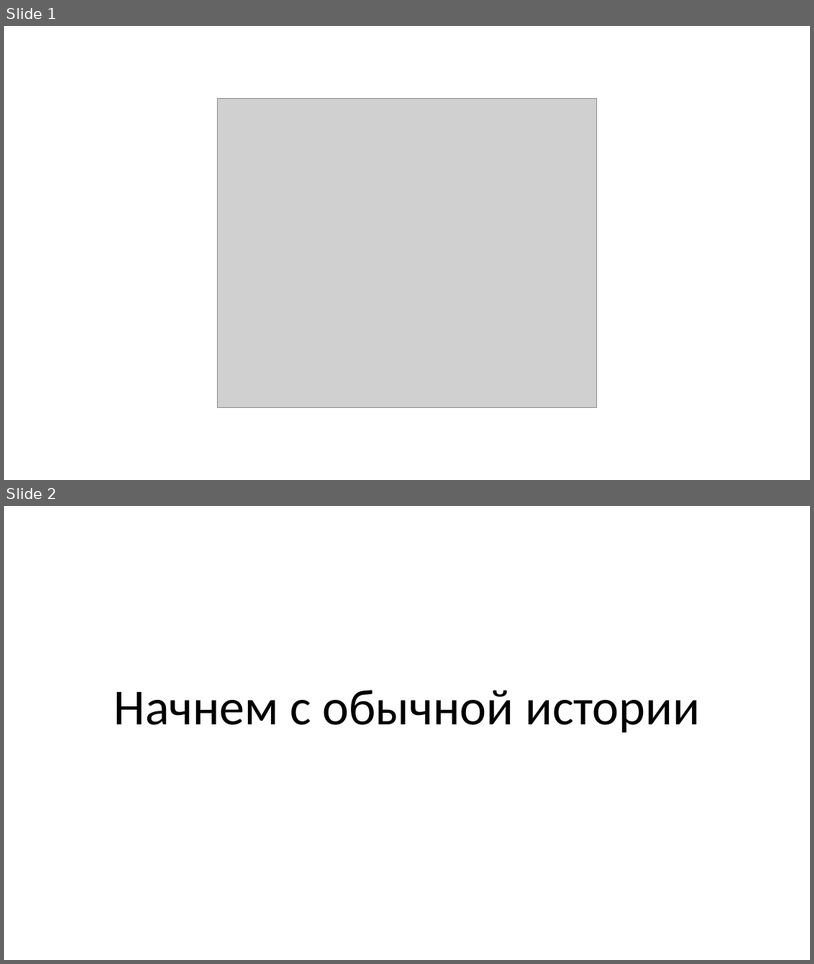
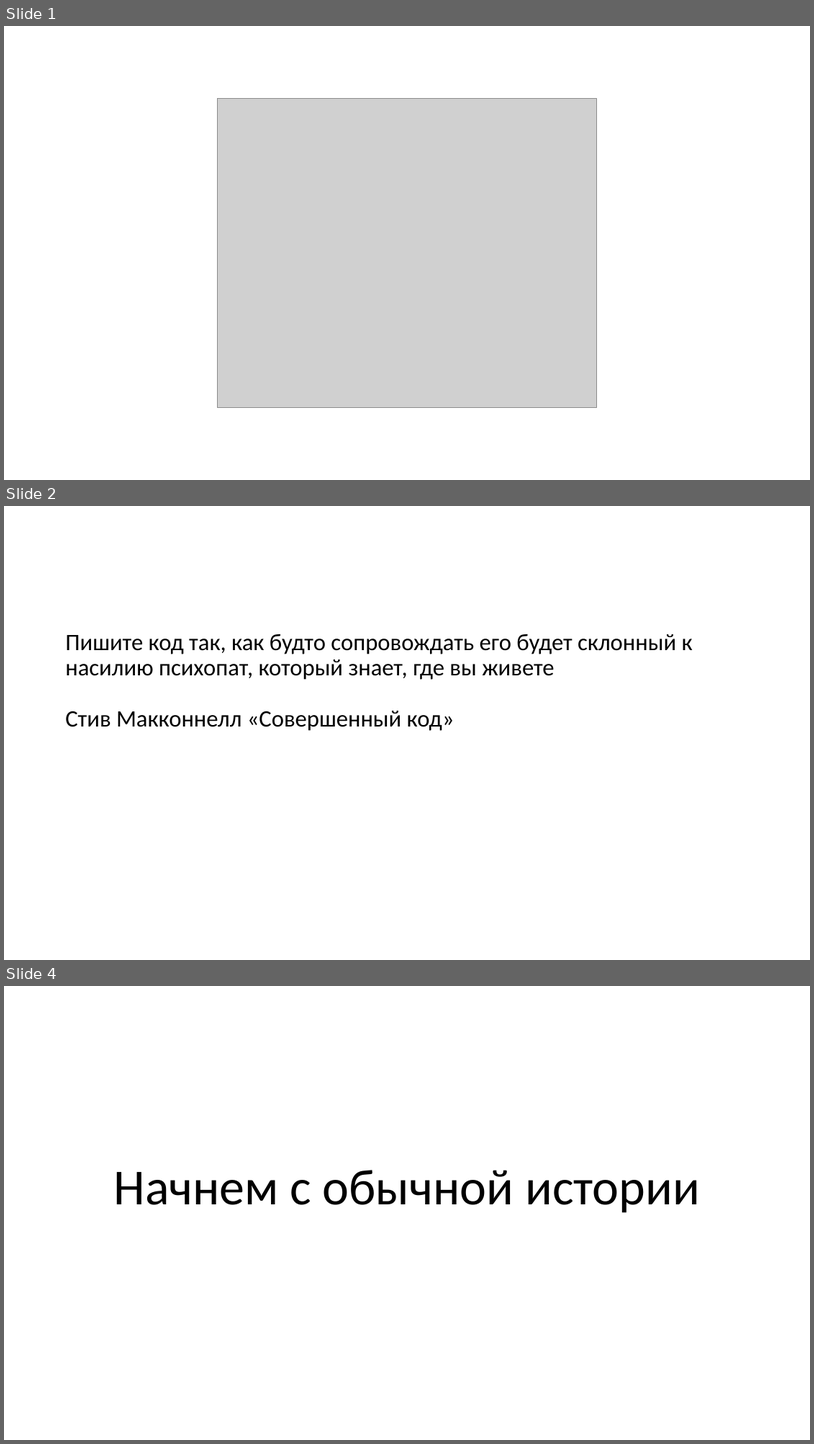
Before and after one commit to dzmitry-varabei/front-end-course, a slide deck: code-review/Presentation1.pptx. Shown one above the other, each under a label of ours: slides 1 and 2 before the commit, slides 1, 2 and 4 after it; the slides between them are not shown. The pictures are 814x964 and 814x1444 pixels, drawn with LibreOffice and Linux fonts; fonts in the diff are those of the drawing; grey boxes stand for pictures. Boxes give left, top, right and bottom in pixels: in the first picture for what was removed or moved away, otherwise in the second. Text is boxed around its words. In the diff, an @@ line names an element or a change of style, - is before the commit and + after.

```diff
--- a/code-review/Presentation1.pptx
+++ b/code-review/Presentation1.pptx
@@ slide 2 added at [4,506,810,960], background #FFFFFF @@
@@ text added at [65,633,693,731], 28 pt, text #000000 @@
+Пишите код так, как будто сопровождать его будет склонный к насилию психопат, который знает, где вы живете
+Стив Макконнелл «Совершенный код»
@@ what was slide 2 is now slide 4 @@
```
Also in this commit, not shown: 9 other slides added, 4 other files.
